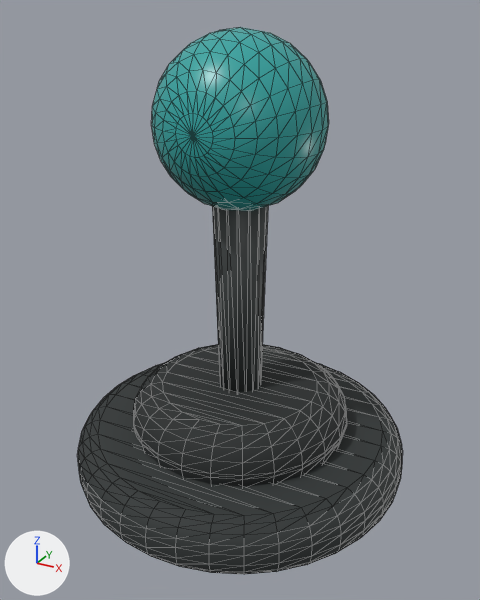
An edit to the glTF model cockpit/art/controls/joystick.glb, drawn before and after from the same camera.
The view is the same before and after, from a camera (50 mm lens) standing at (0.127, -0.23, 0.2) and looking at (0.002, -0.004, 0.087). Every picture has the same lights, and +X, +Y and +Z are marked at lower left. The first picture is the older version. Mesh edges are drawn as thin lines. Where no turn or scale is listed for an object, it has been applied to the vertices. Vertices at exactly the same position are counted once.

The first picture shows 'Base', 'Boot', 'Knob', 'Shaft'.
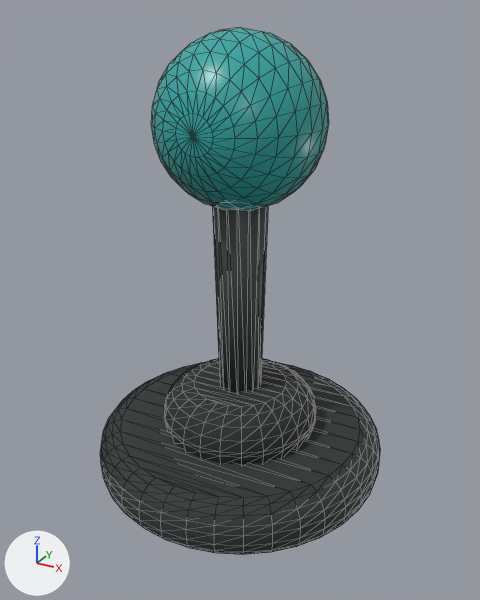
Boxes [x1, y1, x2, y2] around the edits, measured in the pictures (480 x 600 px):
```json
{"object": "Base", "change": "mesh rescaled", "before": [77, 363, 403, 574], "after": [100, 362, 380, 555], "on screen": "14% narrower, 8% shorter"}
{"object": "Boot", "change": "reshaped", "before": [134, 344, 347, 487], "after": [164, 358, 316, 465], "on screen": "29% narrower, 25% shorter"}
```

The change, as JSON lines over the scene's bpy script:
```json
{"block": "me_base", "where": "# used by ob_base; location = (0.0, 0.0, 0.0)"}
{"op": "remove", "block": "me_base", "code": "me_base.from_pydata(...)  # 360 vertices, 716 faces; spans x -0.075..0.075, y -0.075..0.075, z 0.0..0.025"}
{"op": "add", "block": "me_base", "code": "me_base.from_pydata(...)  # 360 vertices, 716 faces; spans x -0.065..0.065, y -0.065..0.065, z 0.0..0.025"}
{"block": "me_base", "change": "me_base part 1: the whole mesh is scaled about its middle by (0.859, 0.859, 1)"}
{"block": "me_boot", "where": "# used by ob_boot; location = (0.0, 0.0, 0.015)"}
{"op": "remove", "block": "me_boot", "code": "me_boot.from_pydata(...)  # 240 vertices, 476 faces; spans x -0.0491..0.0491, y -0.0491..0.0491, z 0.0..0.03"}
{"op": "add", "block": "me_boot", "code": "me_boot.from_pydata(...)  # 240 vertices, 476 faces; spans x -0.035..0.035, y -0.035..0.035, z 0.0..0.03"}
{"block": "me_boot", "change": "me_boot part 2: 240 of 240 vertices moved; they spanned x -0.0491..0.0491, y -0.0491..0.0491, z 0.0..0.03 and now span x -0.035..0.035, y -0.035..0.035, z 0.0..0.03; mean shift (0.0, 0.0, 0.0)"}
```
